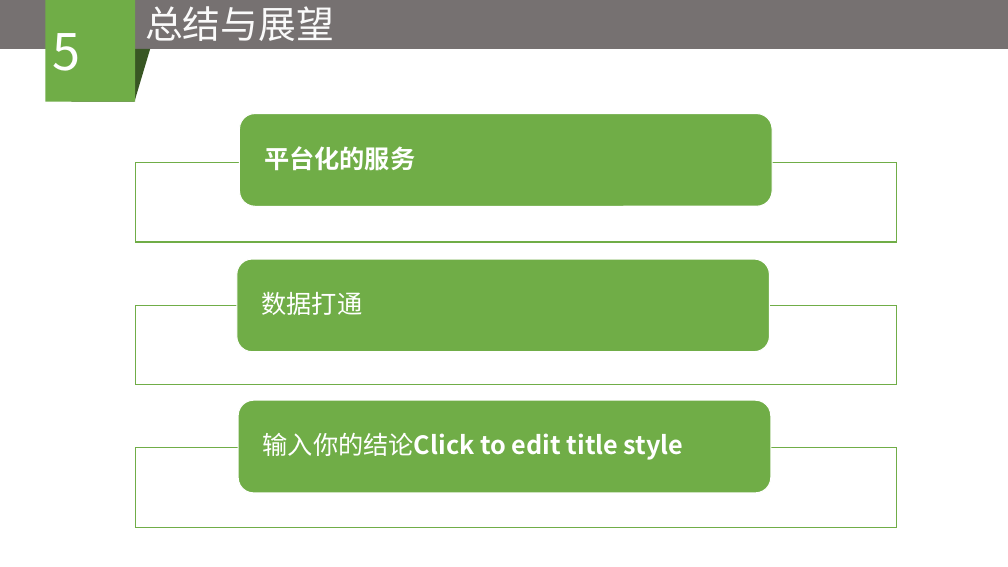
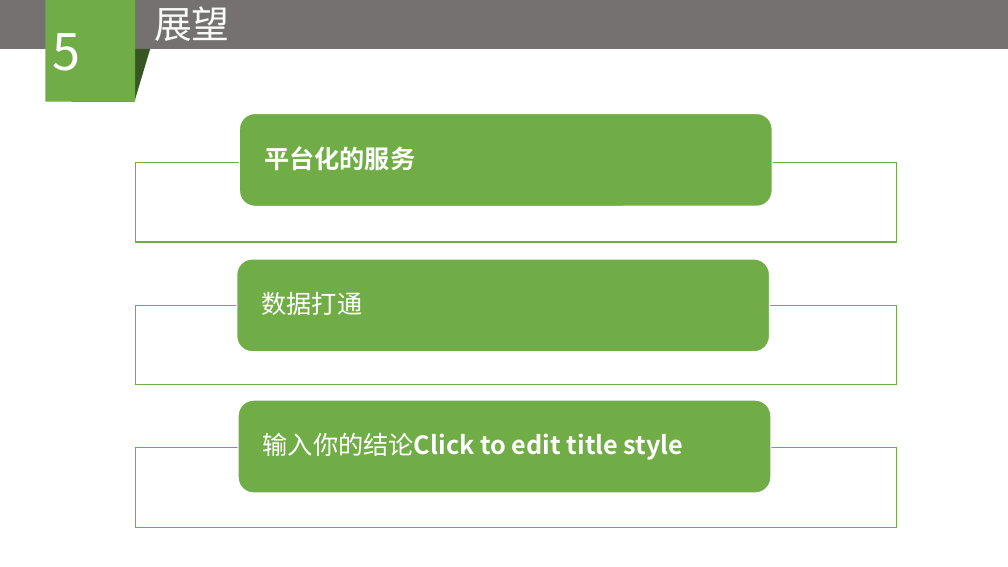
Before and after one commit to zwbn57175596/zhaowei, a slide deck: slide 20 of BUPT_paper/企业移动协同云办公系统——工作圈的设计与实现.pptx (slide 19 before the commit). Drawn at 1008x567 pixels with LibreOffice and Linux fonts; fonts in the diff are those of the drawing. Boxes give left, top, right and bottom in pixels: in the first picture for what was removed or moved away, otherwise in the second. Text is boxed around its words. In the diff, an @@ line names an element or a change of style, - is before the commit and + after.

```diff
--- a/BUPT_paper/企业移动协同云办公系统——工作圈的设计与实现.pptx
+++ b/BUPT_paper/企业移动协同云办公系统——工作圈的设计与实现.pptx
@@ text at <box>154,6,230,41</box>: text changed @@
-总结与展望
+展望
```
Also in this commit, not shown: 1 other slide changed, 1 slide added, 1 other file.
